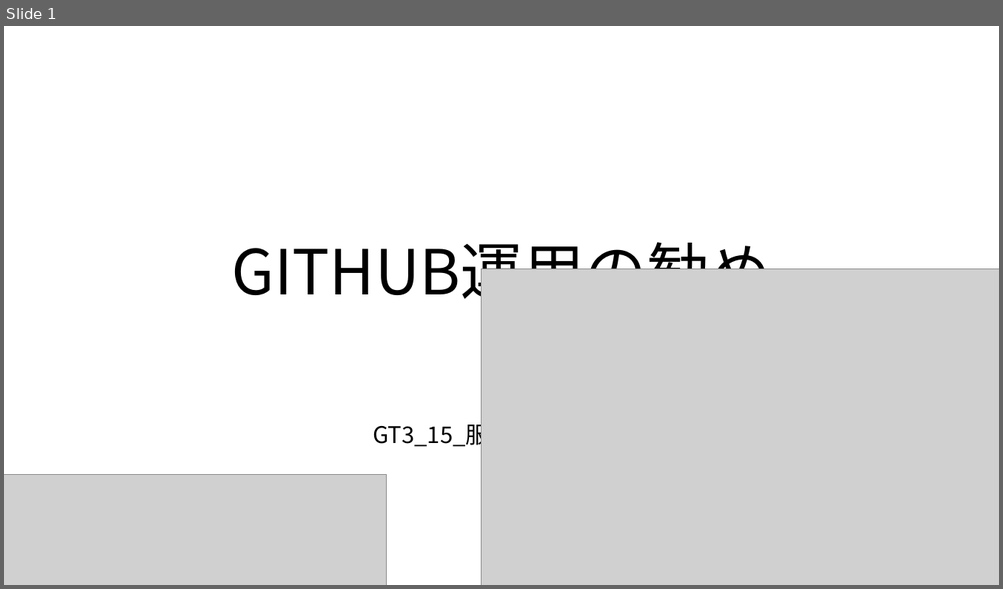
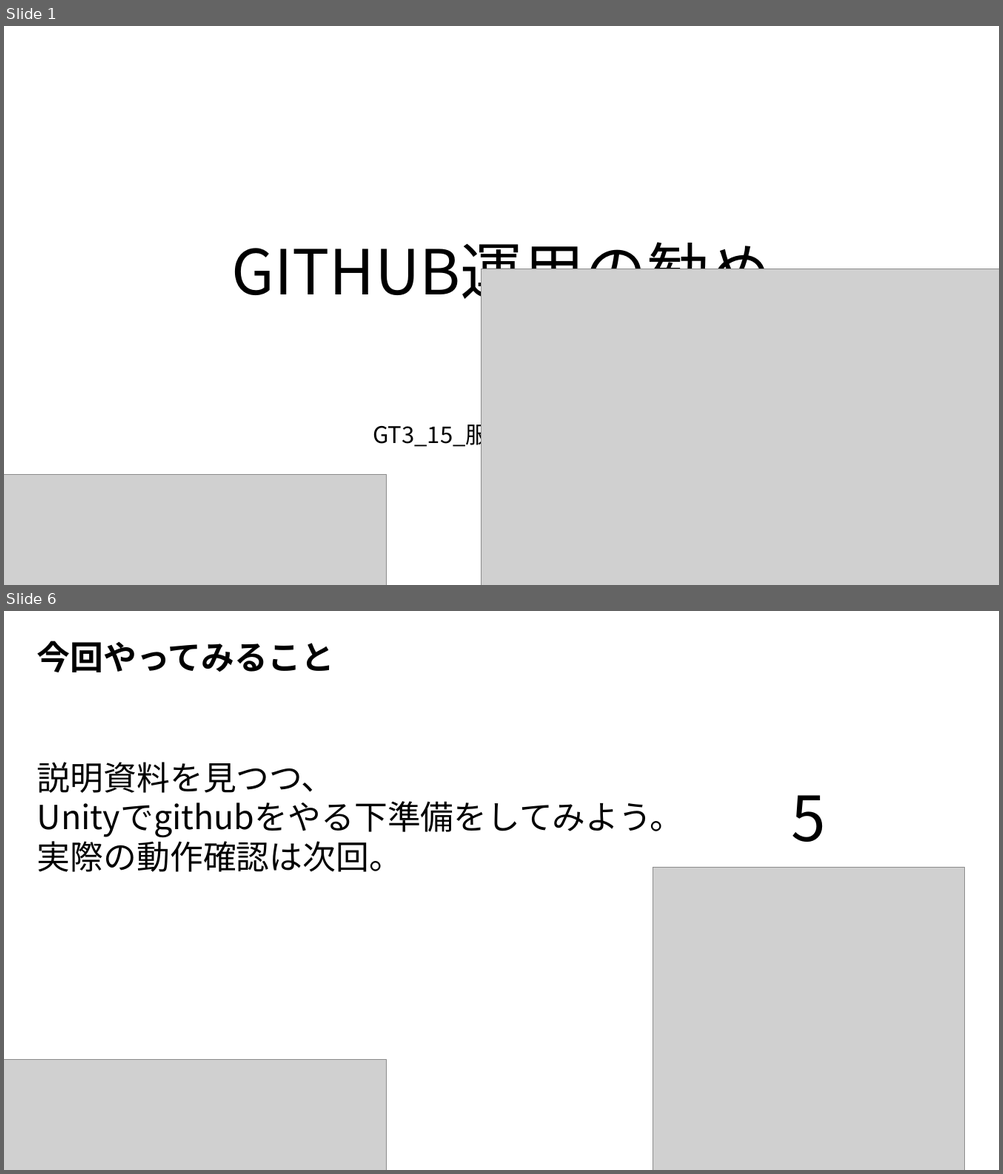
Before and after one commit to HattoriNaoki-t/git_study, a slide deck: GITHUB運用の勧め.pptx. Shown one above the other, each under a label of ours: slide 1 before the commit, slides 1 and 6 after it; the slides between them are not shown. The pictures are 1003x589 and 1003x1174 pixels, drawn with LibreOffice and Linux fonts; fonts in the diff are those of the drawing; grey boxes stand for pictures. Boxes give left, top, right and bottom in pixels: in the first picture for what was removed or moved away, otherwise in the second. Text is boxed around its words. In the diff, an @@ line names an element or a change of style, - is before the commit and + after.

```diff
--- a/GITHUB運用の勧め.pptx
+++ b/GITHUB運用の勧め.pptx
@@ slide 6 added at box(4, 611, 999, 1170), background #FFFFFF @@
@@ text added at box(37, 641, 334, 672), 32 pt, text #000000, bold @@
+今回やってみること
@@ text added at box(37, 762, 683, 872), 32 pt, text #000000 @@
+説明資料を見つつ、
+Unityでgithubをやる下準備をしてみよう。
+実際の動作確認は次回。
@@ text added at box(791, 795, 825, 842), 60 pt, text #000000 @@
+5
@@ picture added at box(652, 868, 965, 1170) @@
@@ picture added at box(4, 1059, 386, 1170) @@
```
Also in this commit, not shown: 4 slides changed, 1 other slide added, 1 other file.
